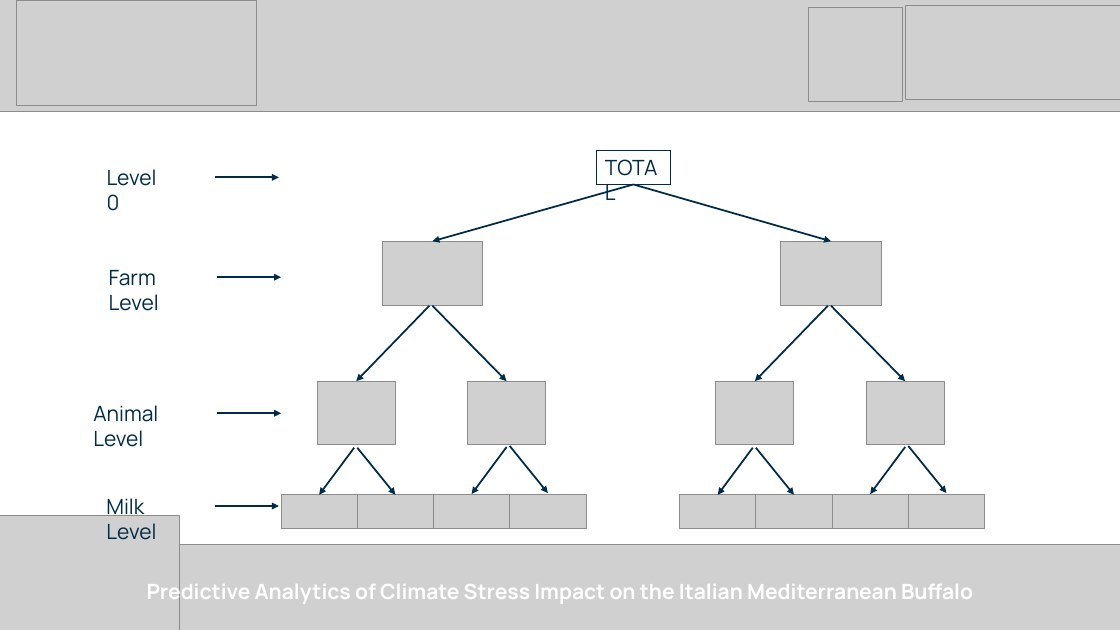
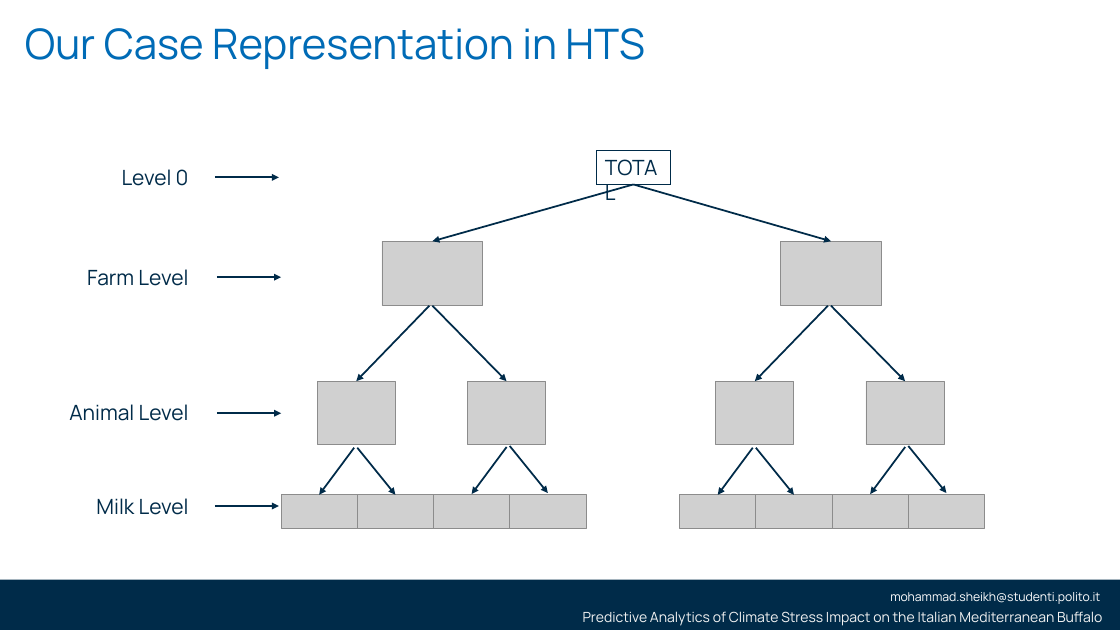
Before and after one commit to smsag99/Thesis, a slide deck: slide 19 of Presentation/thesisPresentation3.pptx (slide 20 before the commit). Drawn at 1120x630 pixels with LibreOffice and Linux fonts; fonts in the diff are those of the drawing; grey boxes stand for pictures; background and template pictures are left out. Boxes give left, top, right and bottom in pixels: in the first picture for what was removed or moved away, otherwise in the second. Text is boxed around its words. In the diff, an @@ line names an element or a change of style, - is before the commit and + after.

```diff
--- a/Presentation/thesisPresentation3.pptx
+++ b/Presentation/thesisPresentation3.pptx
@@ picture removed at [0, 0, 1120, 112] @@
@@ picture removed at [17, 1, 257, 106] @@
@@ title added at [25, 28, 645, 69], 36 pt, text #006BB6 @@
+Our Case Representation in HTS
@@ picture removed at [809, 7, 903, 101] @@
@@ picture removed at [906, 5, 1120, 99] @@
@@ text "Level 0": place and size @@
-text "Level 0" at [107, 169, 157, 211]
+text "Level 0" at [122, 169, 189, 186]
@@ text "Farm Level": place and size @@
-text "Farm Level" at [109, 270, 159, 311]
+text "Farm Level" at [87, 269, 188, 286]
@@ alignment left to right in 4 elements at [96, 498, 189, 515], [122, 169, 189, 186], [87, 269, 188, 286], [69, 404, 189, 421] @@
@@ text "Animal Level": place and size @@
-text "Animal Level" at [93, 405, 158, 447]
+text "Animal Level" at [69, 404, 189, 421]
@@ text "Milk Level": place and size @@
-text "Milk Level" at [106, 498, 156, 540]
+text "Milk Level" at [96, 498, 189, 515]
@@ picture removed at [0, 516, 179, 630] @@
@@ picture removed at [0, 544, 1120, 630] @@
@@ rectangle added at [0, 580, 1120, 630], fill #002B49 @@
@@ text removed at [147, 579, 973, 606] @@
-Predictive Analytics of Climate Stress Impact on the Italian Mediterranean Buffalo
@@ text added at [890, 592, 1100, 604], 10.5 pt, text #FFFFFF @@
+mohammad.sheikh@studenti.polito.it
@@ text added at [583, 611, 1102, 626], 12 pt, text #F2F2F2 @@
+Predictive Analytics of Climate Stress Impact on the Italian Mediterranean Buffalo
```
Also in this commit, not shown: 9 other slides changed, 4 slides added, 5 slides removed, 3 other files.
